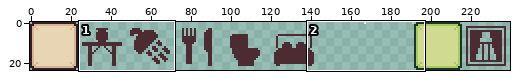
A pixel-art file gets an edit: Assets/Sprites/ase/icons.aseprite. Above: a wide view before the commit, with the close-up outlined.
Close-up. Before the edit:
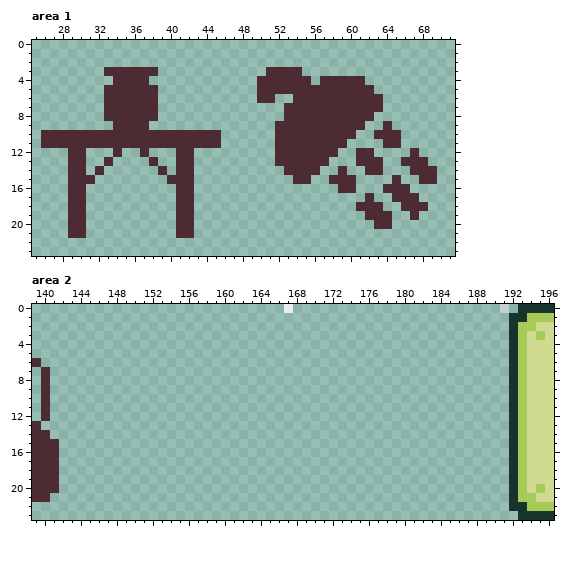
240x24 pixels, 1 frame. Shown: area 1: x 25..71, y 0..23; area 2: x 139..196, y 0..23.
Once edited:
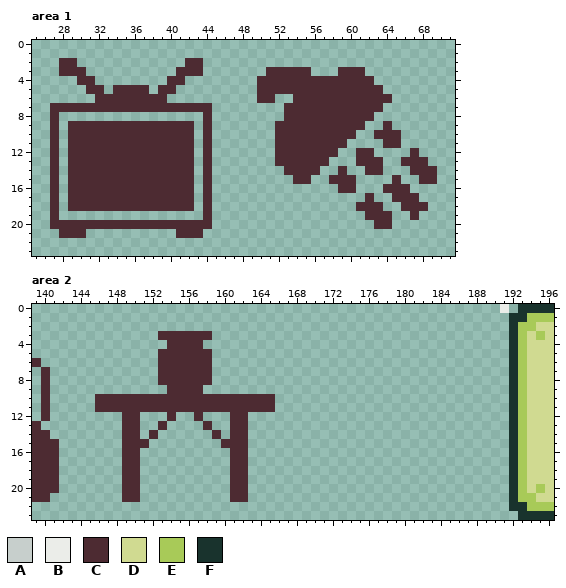
Palette (. is transparent): A #c7cfcc  B #ebede9  C #4d2b32  D #d0da91  E #a8ca58  F #19332d
From the commit log: fix: living room icon fix: errors on restart
Change:
Area 1, layer "icons-simplified":
y 2: x 28..29 .. -> CC; x 42..43 .. -> CC
y 3: x 28..30 ... -> CCC; x 33..38 CCCCCC -> ......; x 41..43 ... -> CCC; x 55 . -> C; x 59..61 ... -> CCC
y 4: x 30..31 .. -> CC; x 34..37 CCCC -> ....; x 40..41 .. -> CC; x 56 . -> C; x 62 . -> C
y 5: x 31..33 ..C -> CC.; x 38..40 C.. -> .CC; x 63 . -> C
y 6: x 32 . -> C; x 39 . -> C; x 64 . -> C
y 7: x 27..32 ...... -> CCCCCC; x 39..44 ...... -> CCCCCC
y 8: x 27 . -> C; x 33..38 CCCCCC -> ......; x 44 . -> C
y 9: x 27 . -> C; x 29..33 ..... -> CCCCC; x 38..42 ..... -> CCCCC; x 44 . -> C
y 10..11: x 26 C -> .; x 28 C -> .; x 43 C -> .; x 45 C -> .
y 12: x 27 . -> C; x 31..33 ... -> CCC; x 35..36 .. -> CC; x 38..40 ... -> CCC; x 44 . -> C
y 13: x 27 . -> C; x 31..32 .. -> CC; x 34..37 .... -> CCCC; x 39..40 .. -> CC; x 44 . -> C
y 14: x 27 . -> C; x 31 . -> C; x 33..38 ...... -> CCCCCC; x 40 . -> C; x 44 . -> C
y 15: x 27 . -> C; x 32..39 ........ -> CCCCCCCC; x 44 . -> C
y 16..18: x 27 . -> C; x 31..40 .......... -> CCCCCCCCCC; x 44 . -> C
y 19: x 27 . -> C; x 29..30 CC -> ..; x 41..42 CC -> ..; x 44 . -> C
y 20: x 27..28 .. -> CC; x 31..40 .......... -> CCCCCCCCCC; x 43..44 .. -> CC
y 21: x 28 . -> C; x 43 . -> C
Area 2, layer "icons-simplified":
y 0: x 167 B -> .; x 191 A -> B
y 3: x 153..158 ...... -> CCCCCC
y 4: x 154..157 .... -> CCCC
y 5..8: x 153..158 ...... -> CCCCCC
y 9: x 154..157 .... -> CCCC
y 10..11: x 146..165 .................... -> CCCCCCCCCCCCCCCCCCCC
y 12: x 149..150 .. -> CC; x 154 . -> C; x 157 . -> C; x 161..162 .. -> CC
y 13: x 149..150 .. -> CC; x 153 . -> C; x 158 . -> C; x 161..162 .. -> CC
y 14: x 149..150 .. -> CC; x 152 . -> C; x 159 . -> C; x 161..162 .. -> CC
y 15: x 149..151 ... -> CCC; x 160..162 ... -> CCC
y 16..21: x 149..150 .. -> CC; x 161..162 .. -> CC
Changed places in both close-ups, as pixel boxes (x1, y1, x2, y2):
changed: (41, 58, 221, 238)
added: (302, 67, 392, 103)
erased: (284, 304, 293, 313)
changed: (500, 304, 509, 313)
added: (95, 331, 275, 502)
